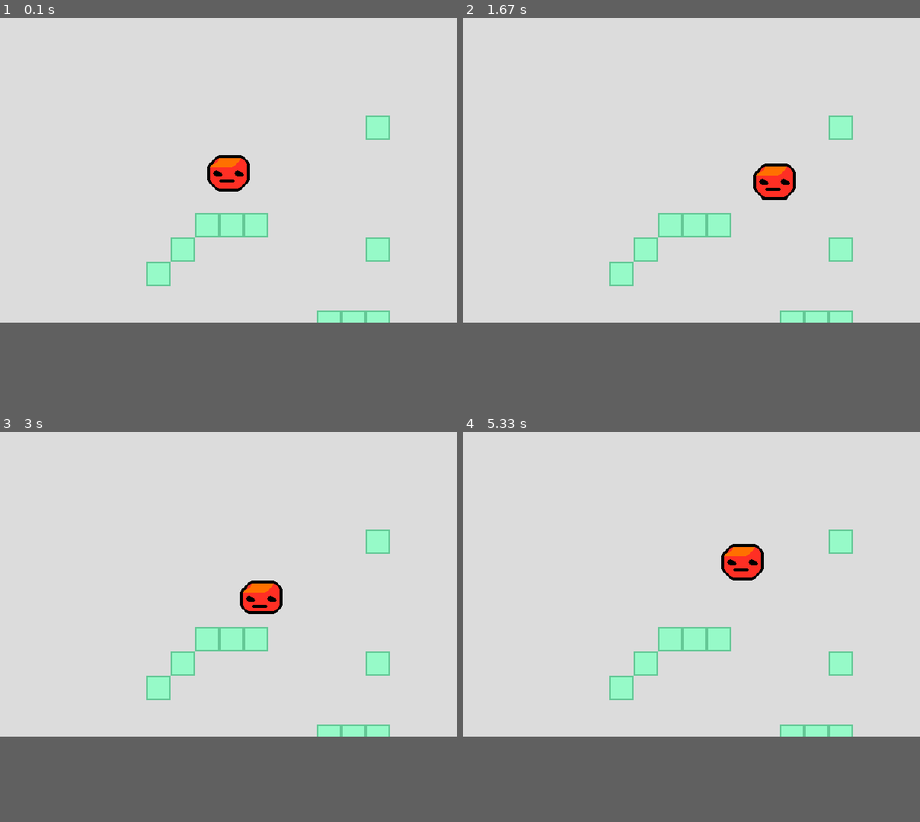
Above: before the commit, frames 1-4 (two rows, left to right).
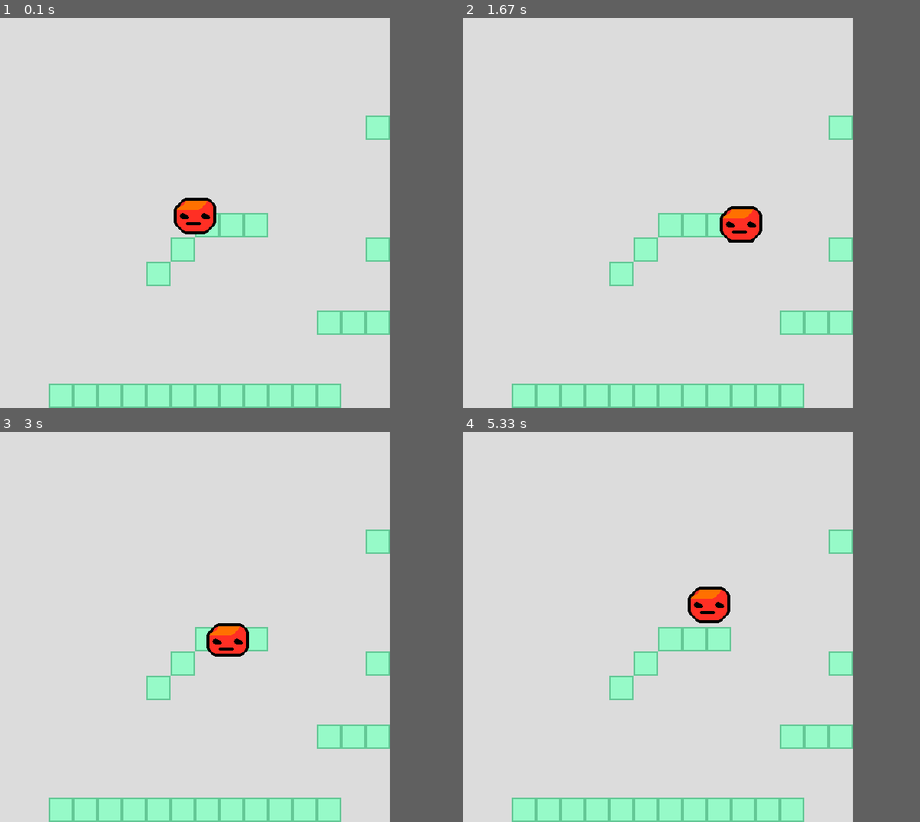
Above: after the commit, the same moments.

Repository: alberto-battistel/Experiment_with_Pygame
Game: pygame game, started from player.py
Two runs of this game, one before a commit and one after it. Both use one fixed random seed, a clock stepped at 60 frames per second and the inputs below.
Inputs:
- Up to frame 1 (0.1 s): no input
- Up to frame 2 (1.67 s): hold Right 0.33-0.8 s; hold Up 0.83-1.13 s; hold Right 1.17-1.63 s
- Up to frame 3 (3 s): hold Left 1.67-2.2 s; hold Down 2.23-2.53 s; hold Left 2.57-2.97 s
- Up to frame 4 (5.33 s): hold Up 3-3.37 s; hold Right 3.4-4.03 s; hold Down 4.07-4.43 s; hold Left 4.47-4.93 s; hold Right from 4.97 s (still down)
In our replay, the window is 600x400 before the commit and 512x512 after it. These sizes can differ from the game's own. Grey fills any space a smaller window leaves; there, only what the larger window draws over its background counts as a difference.

The runs differ from the first frame. In frame 1, 6.0% of the frame differs, in the area x 10-86%, y 35-100%; in frame 2, 6.0%, in the area x 10-86%, y 37-100%; in frame 3, 5.9%; in frame 4, 6.0%.

Commit message:
Player print collision direction.

Diff:
--- a/player.py
+++ b/player.py
@@ -114,13 +114,20 @@
         new_position = vec(self.sprite.position.x + delta_position.x,  self.sprite.position.y)
         self.sprite.position = new_position
         if self.check_collisions():
-            print("x collision")
+            if delta_position.x > 0:
+                print("right collision")
+            elif delta_position.x < 0:
+                print("left collision")
+
 
         # y direction
         new_position = vec(self.sprite.position.x, self.sprite.position.y + delta_position.y)
         self.sprite.position = new_position
         if self.check_collisions():
-            print("y collision")
+            if delta_position.y > 0:
+                print("down collision")
+            elif delta_position.y < 0:
+                print("up collision")
 
 
 class Player(pygame.sprite.Sprite):
@@ -171,7 +178,9 @@
 class TestRun(App):
     def __init__(self):
         super().__init__()
-        self.settings['FPS'] = 60
+        self.settings = {'screen_size': (16*32, 16*32),
+                                    'FPS': 60,
+                                    }
 
     def add_something(self):
         self.level = level.TestWorld(rect_size=level.rect_size, map=level.map)
